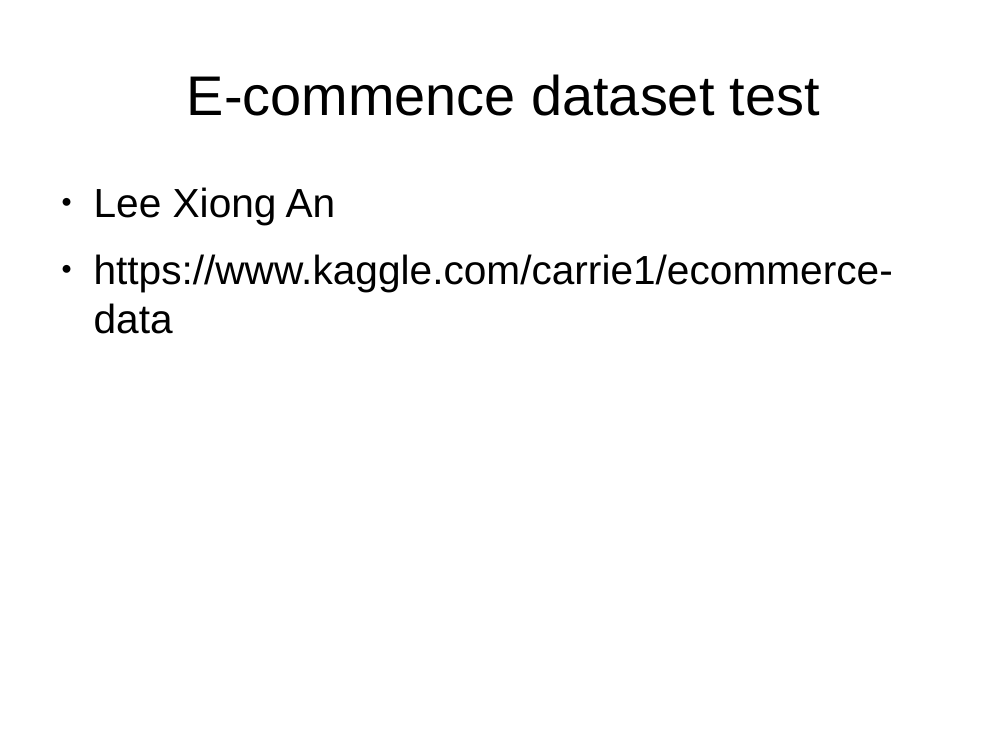
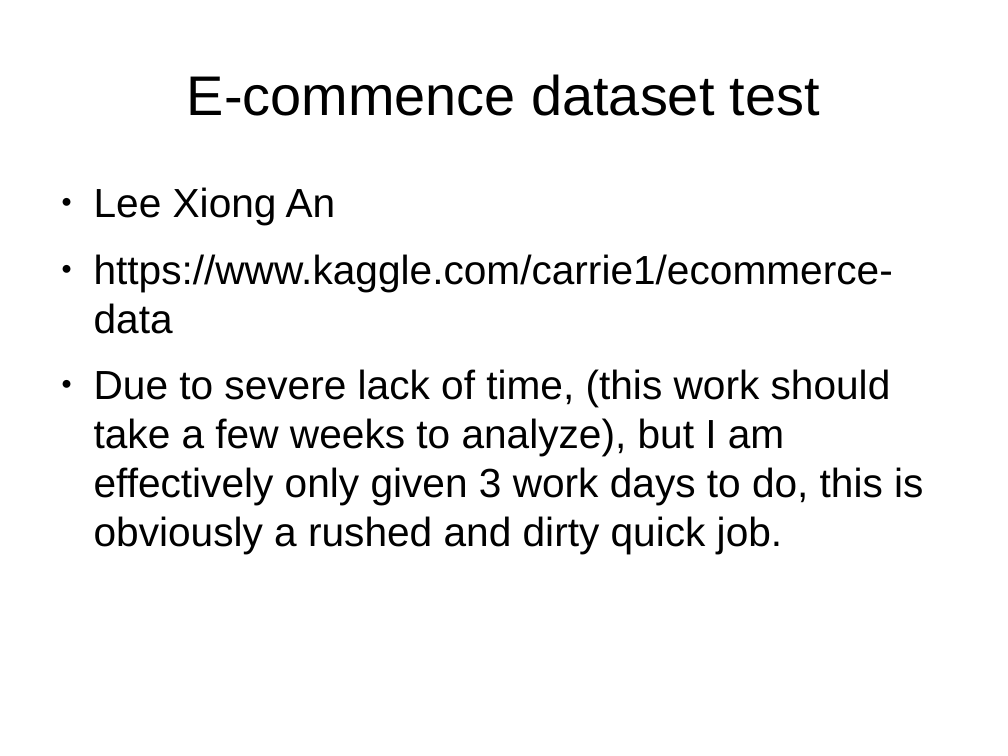
Before and after one commit to leexa90/E-commece-Data-Science, a slide deck: slide 1 of Present.odp. Drawn at 1008x756 pixels with LibreOffice and Linux fonts; fonts in the diff are those of the drawing. Boxes give left, top, right and bottom in pixels: in the first picture for what was removed or moved away, otherwise in the second. Text is boxed around its words. In the diff, an @@ line names an element or a change of style, - is before the commit and + after.

```diff
--- a/Present.odp
+++ b/Present.odp
@@ text at <box>94,369,923,553</box>: paragraph added @@
+● Due to severe lack of time, (this work should take a few weeks to analyze), but I am effectively only given 3 work days to do, this is obviously a rushed and dirty quick job.
```
Also in this commit, not shown: 1 other slide changed, 1 slide added, 1 slide removed, 2 other files.
